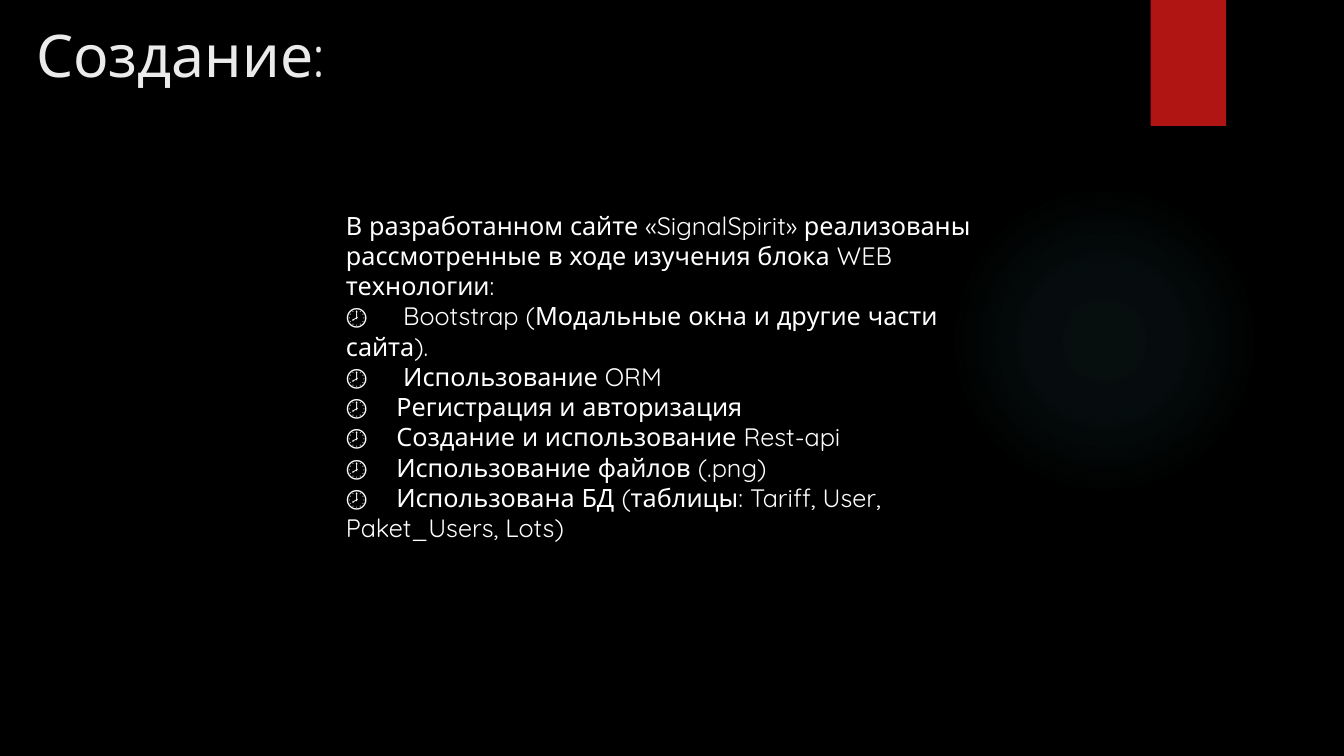
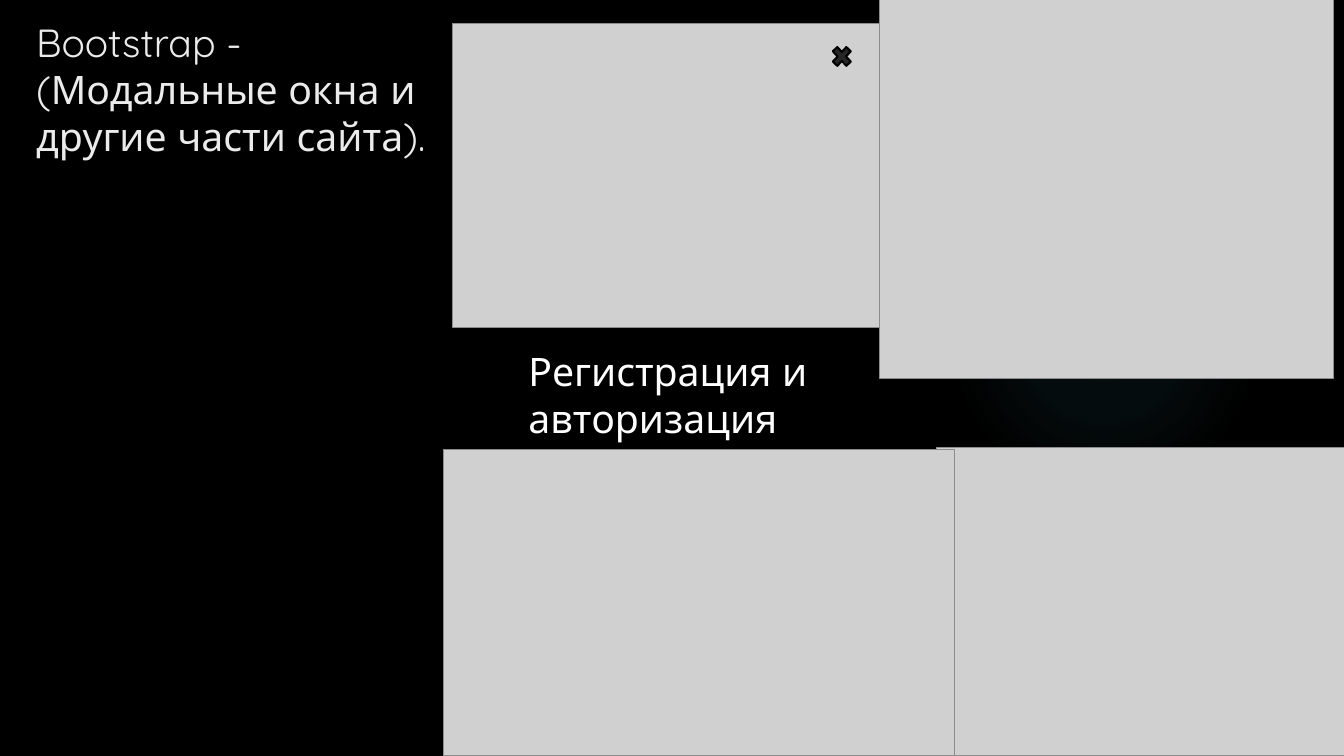
Before and after one commit to AL-VLADOKK/website, a slide deck: slide 5 of Сайт «SignalSprint».pptx. Drawn at 1344x756 pixels with LibreOffice and Linux fonts; fonts in the diff are those of the drawing; grey boxes stand for pictures; background and template pictures are left out. Boxes give left, top, right and bottom in pixels: in the first picture for what was removed or moved away, otherwise in the second. Text is boxed around its words. In the diff, an @@ line names an element or a change of style, - is before the commit and + after.

```diff
--- a/Сайт «SignalSprint».pptx
+++ b/Сайт «SignalSprint».pptx
@@ title at <box>36,29,415,161</box>: text changed; size 42 to 28 pt @@
-Создание:
+Bootstrap - (Модальные окна и другие части сайта).
@@ picture added at <box>453,23,887,328</box> @@
@@ picture added at <box>879,0,1334,379</box> @@
@@ cross added at <box>829,42,855,71</box>, fill #262626, outline #000000 1.5 pt @@
@@ text removed at <box>346,215,970,542</box> @@
-В разработанном сайте «SignalSpirit» реализованы рассмотренные в ходе изучения блока WEB технологии:
-🕗 Bootstrap (Модальные окна и другие части сайта).
-🕗 Использование ORM
-🕗 Регистрация и авторизация
-🕗 Создание и использование Rest-api
-🕗 Использование файлов (.png)
-🕗 Использована БД (таблицы: Tariff, User, Paket_Users, Lots)
@@ text added at <box>528,358,807,443</box>, 28 pt, text #FFFFFF @@
+Регистрация и авторизация
@@ picture added at <box>937,448,1344,756</box> @@
@@ picture added at <box>444,450,956,756</box> @@
```
Also in this commit, not shown: 2 other slides changed, 2 other files.
